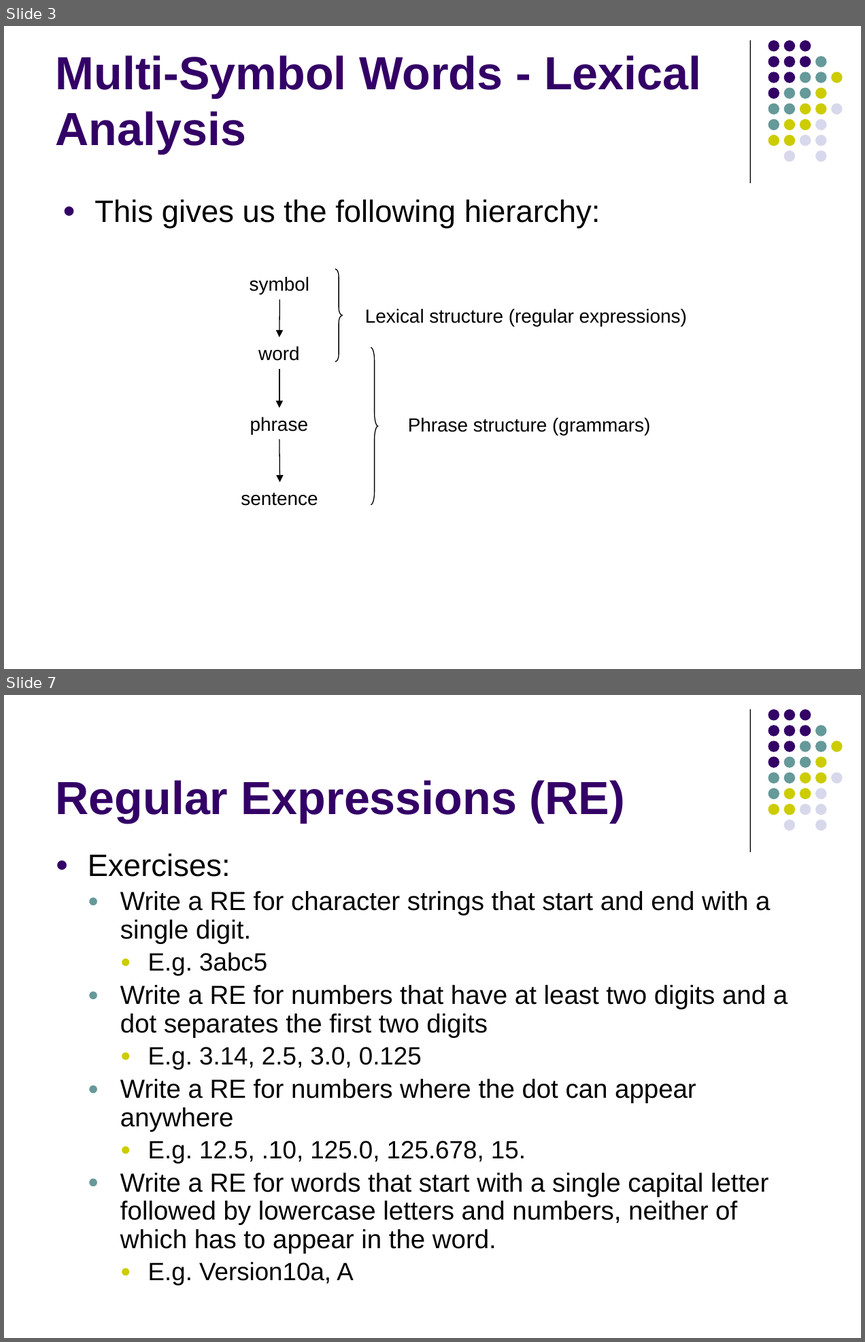
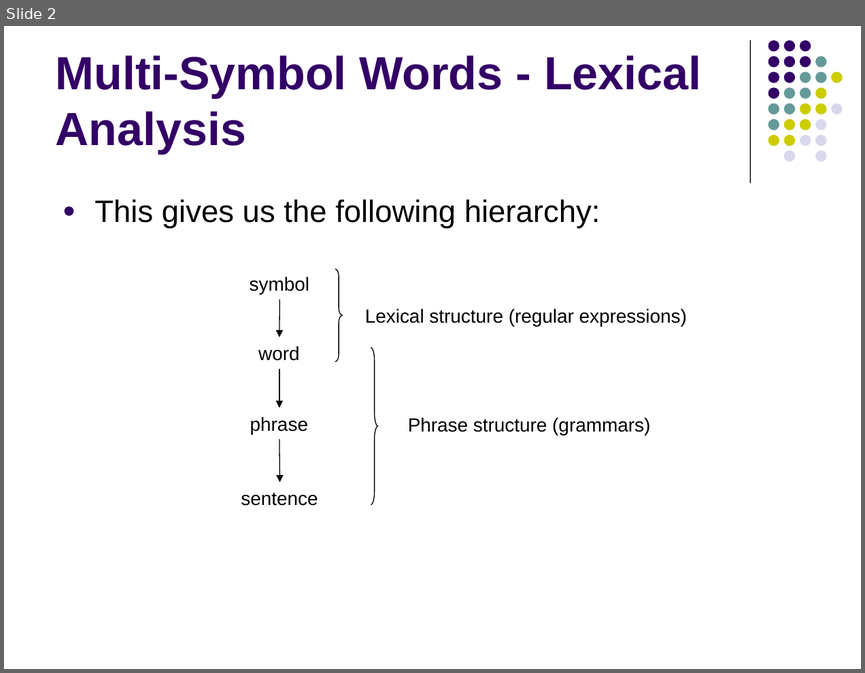
Before and after one commit to lutzhamel/CSC402, a slide deck: notes/csc402-ln004.pptx. Shown one above the other, each under a label of ours: slides 3 and 7 before the commit, slide 2 after it; the slides between them are not shown. The pictures are 865x1342 and 865x673 pixels, drawn with LibreOffice and Linux fonts; fonts in the diff are those of the drawing. Boxes give left, top, right and bottom in pixels: in the first picture for what was removed or moved away, otherwise in the second. Text is boxed around its words. In the diff, an @@ line names an element or a change of style, - is before the commit and + after.

```diff
--- a/notes/csc402-ln004.pptx
+++ b/notes/csc402-ln004.pptx
@@ slide 7 removed at [4, 695, 861, 1338], background #FFFFFF; not listed: 32 template elements that a slide beside it also shows @@
@@ title removed at [56, 780, 625, 823] @@
-Regular Expressions (RE)
@@ text removed at [88, 853, 787, 1253] @@
-● Exercises:
-  ● Write a RE for character strings that start and end with a single digit.
-    ● E.g. 3abc5
-  ● Write a RE for numbers that have at least two digits and a dot separates the first two digits
-    ● E.g. 3.14, 2.5, 3.0, 0.125
-  ● Write a RE for numbers where the dot can appear anywhere
-    ● E.g. 12.5, .10, 125.0, 125.678, 15.
-  ● Write a RE for words that start with a single capital letter followed by lowercase letters and numbers, neither of which has to appear in the word.
-    ● E.g. Version10a, A
@@ what was slide 3 is now slide 2 @@
```
Also in this commit, not shown: 3 slides changed, 12 slides added, 30 other slides removed, 2 other files.
